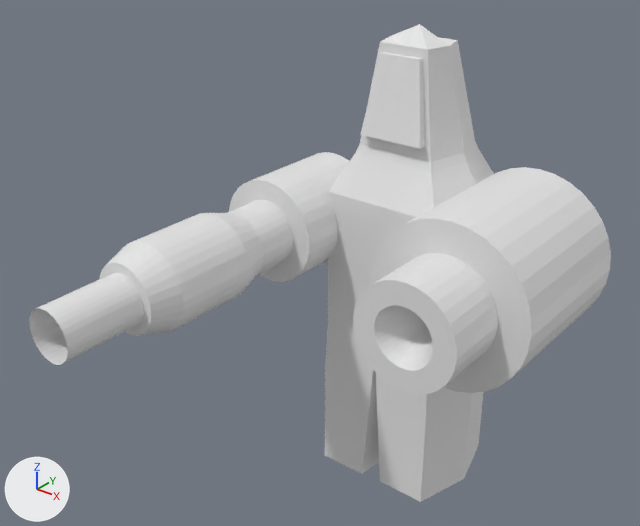
One commit to the Blender file Objects3D/caos/chosen.blend: the scene before it, then after it.
Before and after are seen from a camera (50 mm lens) standing at (97.7, -154.5, 141.7) and looking at (-1.9, -29.9, 64.5). Every picture has the same lights, and +X, +Y and +Z are marked at lower left.

Names of what the first picture shows: 'base', 'llamas', 'misil', 'piernas'.
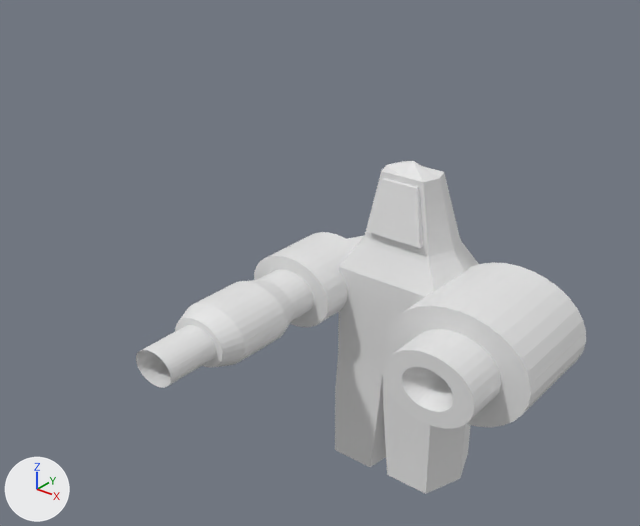
Changed parts and their boxes [x1, y1, x2, y2] in the pictures (640 x 526 px):
'misil', mesh rescaled, moved (21% narrower, 27% shorter): before [353, 167, 611, 395]; after [383, 262, 586, 429]
'llamas', mesh rescaled, moved (31% narrower, 27% shorter): before [29, 152, 349, 365]; after [136, 232, 355, 388]
'base', mesh rescaled, moved (20% narrower, 31% shorter): before [318, 24, 494, 333]; after [338, 161, 479, 374]
'piernas', mesh rescaled, moved (14% narrower, 23% shorter): before [325, 322, 483, 502]; after [335, 356, 471, 494]

Edits to the bpy script that builds the scene:
```text
Change me_cube:
    where me_cube.from_pydata(...)  # 77 vertices, 73 faces; spans x -23.5..23.5, y -12.1..16.1, z -23.3..45.0
    used by ob_base; parent = ob_root; location = (-0.158, -0.00738, 62.1)
    me_cube part 1: the whole mesh is scaled about the mesh origin by (0.955, 0.73, 0.73)
Change me_cylinder:
    where me_cylinder.from_pydata(...)  # 161 vertices, 161 faces; spans x -17.3..17.3, y -15.3..33.3, z -17.3..17.3
    used by ob_misil; parent = ob_base; location = (25.88, -26.29, 62.84)
    me_cylinder part 2: the whole mesh is scaled about the mesh origin by (0.955, 0.73, 0.73)
Change me_cylinder_001:
    where me_cylinder_001.from_pydata(...)  # 320 vertices, 289 faces; spans x -11.8..11.8, y -36.0..45.1, z -11.8..11.8
    used by ob_llamas; parent = ob_base; location = (-22.88, -43.54, 62.83)
    me_cylinder_001 part 3: the whole mesh is scaled about the mesh origin by (0.955, 0.73, 0.73)
Change me_cube_001:
    where me_cube_001.from_pydata(...)  # 33 vertices, 29 faces; spans x -18.1..18.1, y -13.6..13.6, z -19.9..19.2
    used by ob_piernas; parent = ob_root; location = (-0.189, 1.437, 19.76)
    me_cube_001 part 4: the whole mesh is scaled about the mesh origin by (0.955, 0.73, 0.73)
Change ob_base:
    ob_base.location: (-0.158, -0.00738, 62.1) -> (-0.151, -0.00539, 45.34)
Change ob_misil:
    ob_misil.matrix_parent_inverse: Matrix(((1.0, 0.0, 0.0, 0.158), (0.0, 1.0, 0.0, 0.00738), (0.0, 0.0, 1.0, -62.1), (0.0, 0.0, 0.0, 1.0))) -> Matrix(((1.0, 0.0, 0.0, 0.151), (0.0, 1.0, 0.0, 0.00539), (0.0, 0.0, 1.0, -45.34), (0.0, 0.0, 0.0, 1.0)))
    ob_misil.location: (25.88, -26.29, 62.84) -> (24.72, -19.2, 45.88)
Change ob_llamas:
    ob_llamas.matrix_parent_inverse: Matrix(((1.0, 0.0, 0.0, 0.158), (0.0, 1.0, 0.0, 0.00738), (0.0, 0.0, 1.0, -62.1), (0.0, 0.0, 0.0, 1.0))) -> Matrix(((1.0, 0.0, 0.0, 0.151), (0.0, 1.0, 0.0, 0.00539), (0.0, 0.0, 1.0, -45.34), (0.0, 0.0, 0.0, 1.0)))
    ob_llamas.location: (-22.88, -43.54, 62.83) -> (-21.85, -31.79, 45.87)
Change ob_piernas:
    ob_piernas.location: (-0.189, 1.437, 19.76) -> (-0.18, 1.049, 14.43)
```
